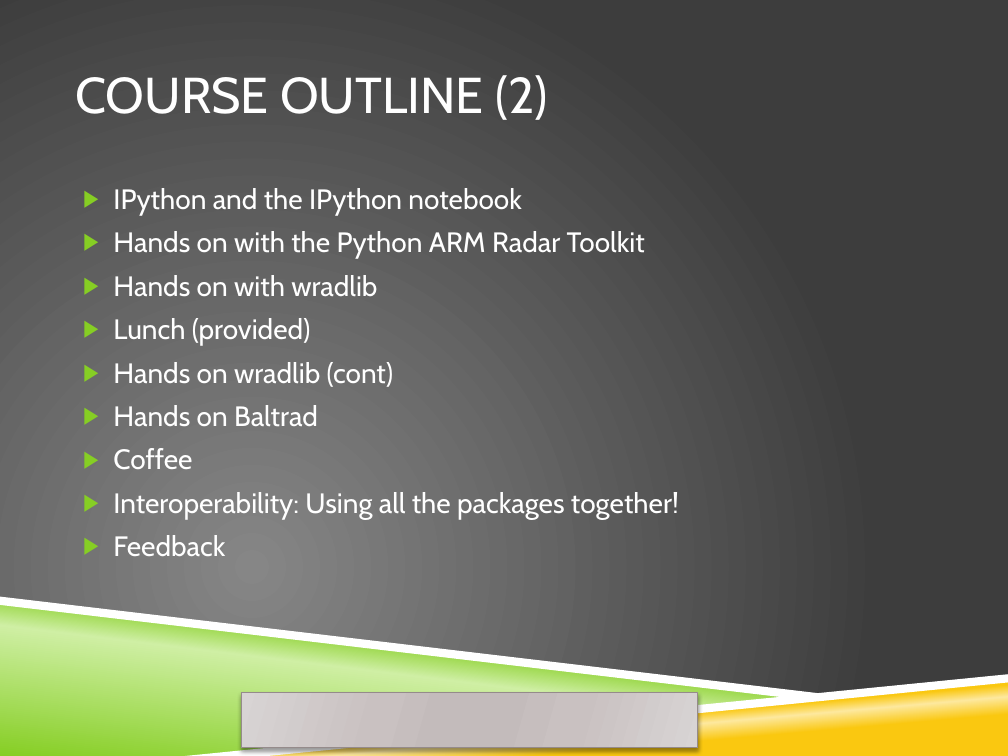
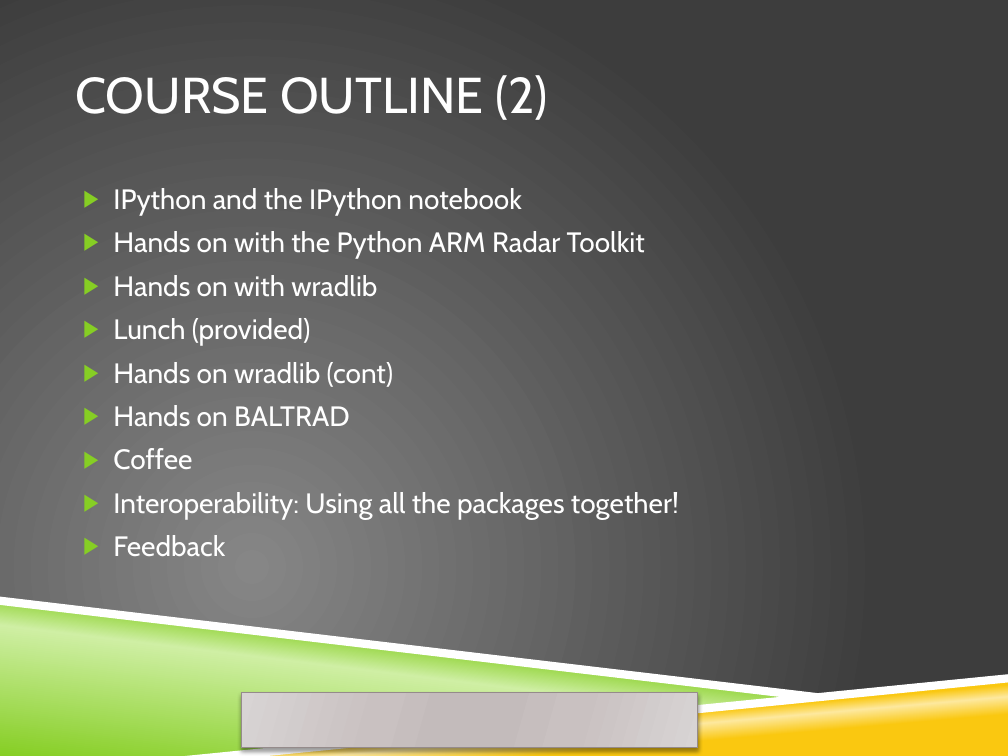
Before and after one commit to openradar/open_source_radar_short_course, a slide deck: slide 5 of powerpoint/1 welcome.pptx. Drawn at 1008x756 pixels with LibreOffice and Linux fonts; fonts in the diff are those of the drawing; background and template pictures are left out. Boxes give left, top, right and bottom in pixels: in the first picture for what was removed or moved away, otherwise in the second. Text is boxed around its words. In the diff, an @@ line names an element or a change of style, - is before the commit and + after.

```diff
--- a/powerpoint/1 welcome.pptx
+++ b/powerpoint/1 welcome.pptx
@@ text at (x1=113, y1=405, x2=350, y2=426): text changed @@
-▶ Hands on Baltrad
+▶ Hands on BALTRAD
```
Also in this commit, not shown: 2 other slides changed.
